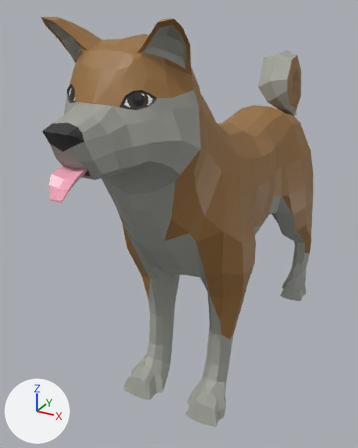
The Blender file blender_src/ShibaInu.blend as it was, and as the next commit left it.
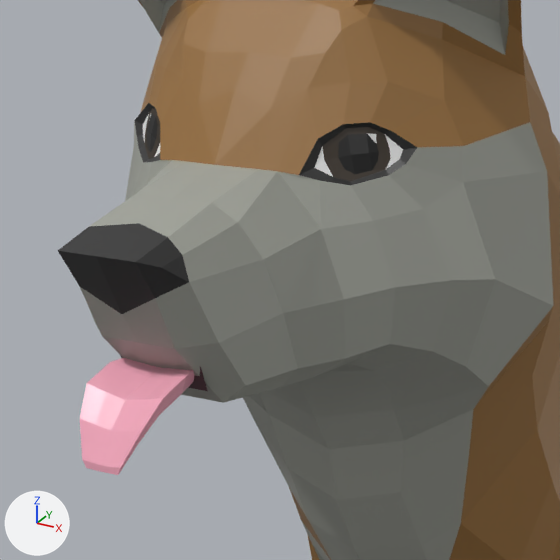
Old and new are each drawn whole from a 50 mm lens placed at (1.66, -4.27, 3.15), pointed at (-0.27, -0.76, 1.4) and again close up on the part from 7% to 57% of the width and 11% to 51% of the height. Every picture has the same lights, and +X, +Y and +Z are marked at lower left. The first two pictures are the older version.

Names of what the first close-up shows: 'ShibaInu'.
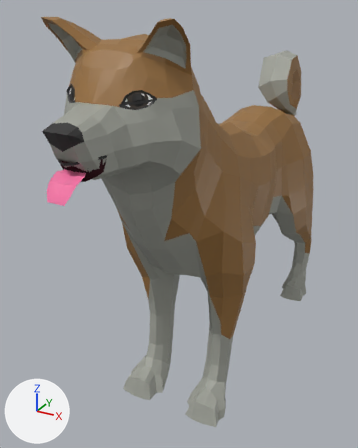
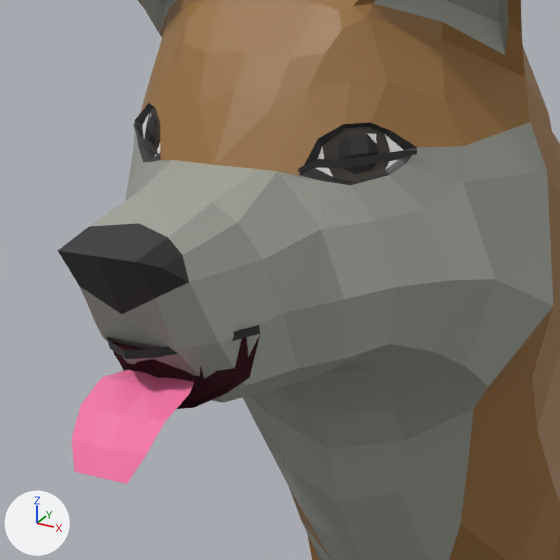
Patch to the scene script:
```diff
--- a/blender_src/ShibaInu.blend.py
+++ b/blender_src/ShibaInu.blend.py
@@ mat_pink_tongue @@
 mat_pink_tongue = principled_material('Pink_Tongue')
-mat_pink_tongue.base_color = (0.97, 0.42, 0.54)  # pink #fcadc2
+mat_pink_tongue.base_color = (1.0, 0.2, 0.42)  # pink #ff7cad
 mat_pink_tongue.roughness = 0.2
@@ me_shibainu_cube @@
 # used by ob_shibainu; location = (0.0, 0.0, 0.0)
-me_shibainu_cube.from_pydata(...)  # 4018 vertices, 1994 faces; spans x -0.54..0.54, y -2.53..1.45, z 0.0..3.1
+me_shibainu_cube.from_pydata(...)  # 4054 vertices, 2001 faces; spans x -0.54..0.54, y -2.54..1.45, z 0.0..3.1
+# me_shibainu_cube part 1
+# 33 vertices are removed from x -0.06..0.08, y -2.53..-2.28, z 2.25..2.39
+# 37 faces are deleted
+# 15 vertices move from x -0.08..0.03, y -2.53..-2.28, z 2.25..2.39 to x -0.1..0.09, y -2.51..-2.38, z 2.29..2.45
+# 69 vertices are added at x -0.3..0.3, y -2.54..-2.04, z 2.24..2.71
+# 18 new faces join them, mat_mouth_dark (brown #3f2127)
+# 10 new faces join them, mat_pink_tongue (pink #ff7cad)
+# 16 new faces join them, mat_black2 (black #2e2e2e)
 me_shibainu_cube.materials.append(mat_main2)
```

Location of each change, (x1, y1, x2, y2) in pixels of the close-ups (560 x 560 px; the box of a moved part takes in the faces that stretch with it):
'ShibaInu', recoloured, reshaped: (58, 0, 560, 560) in both
part 1 of me_shibainu_cube, moved or reshaped: before (80, 358, 194, 475); after (72, 123, 417, 484)
